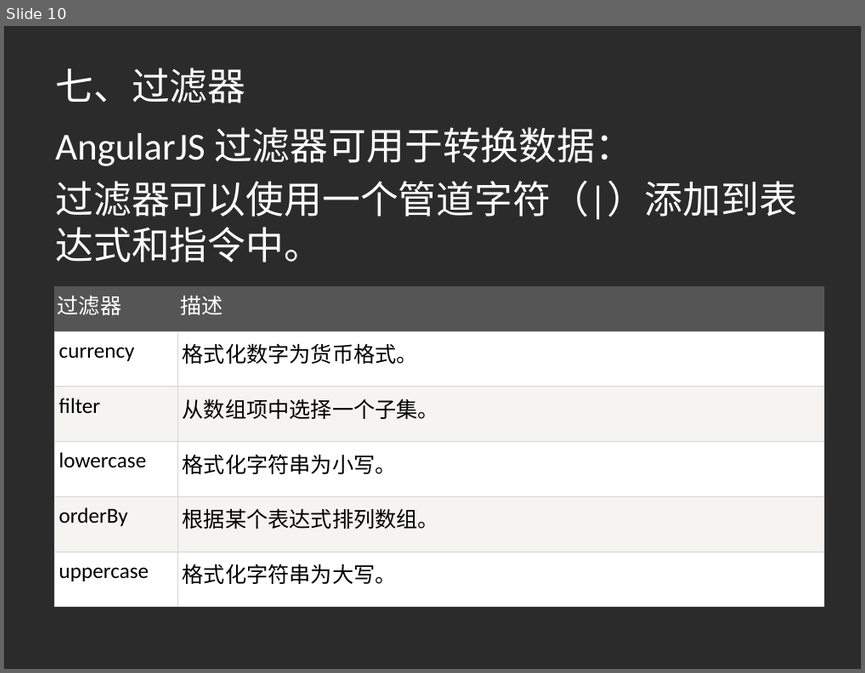
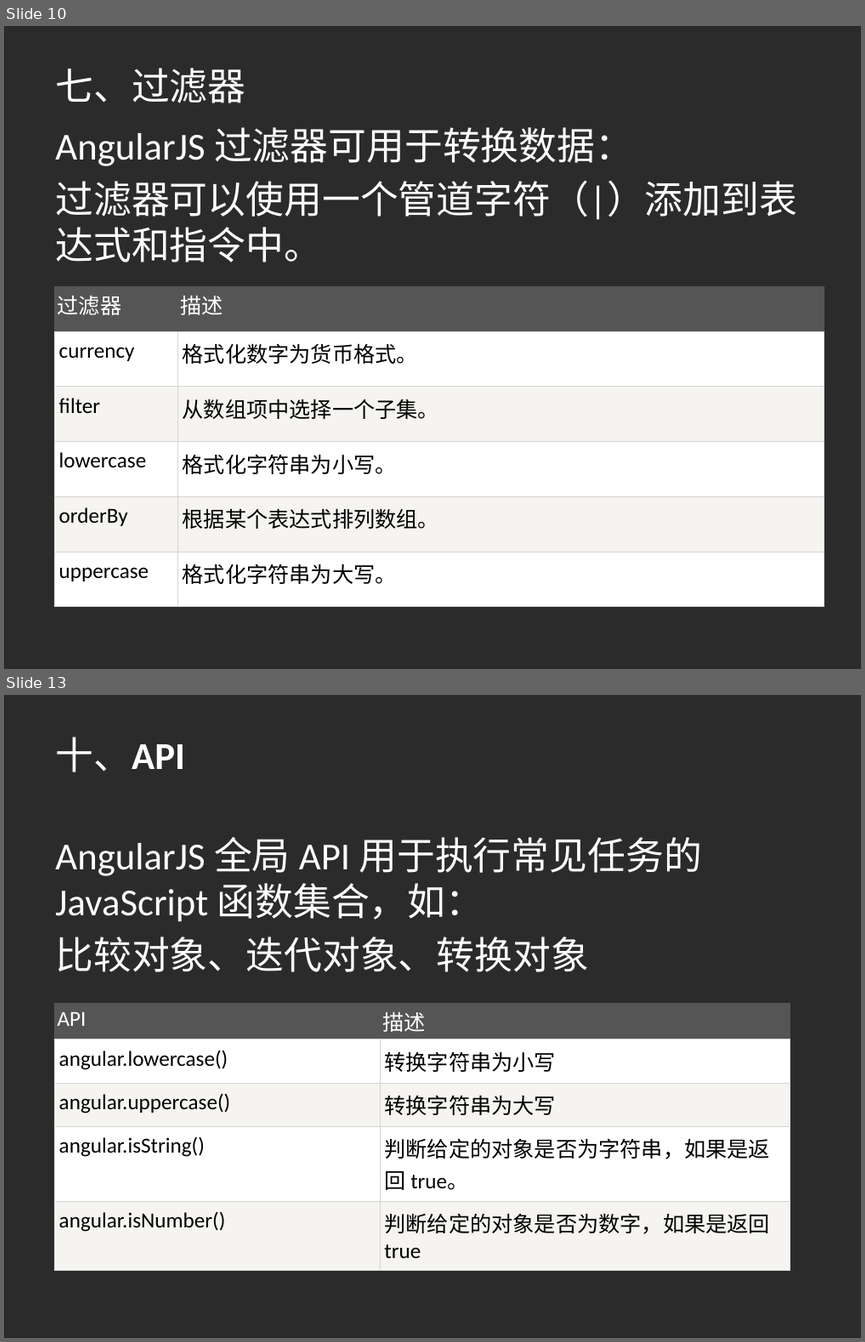
Before and after one commit to zhengqi900/angular, a slide deck: AngularJS.pptx. Shown one above the other, each under a label of ours: slide 10 before the commit, slides 10 and 13 after it; the slides between them are not shown. The pictures are 865x673 and 865x1342 pixels, drawn with LibreOffice and Linux fonts; fonts in the diff are those of the drawing; background and template pictures are left out; a plain dark background stands for a picture behind light text. Boxes give left, top, right and bottom in pixels: in the first picture for what was removed or moved away, otherwise in the second. Text is boxed around its words. In the diff, an @@ line names an element or a change of style, - is before the commit and + after.

```diff
--- a/AngularJS.pptx
+++ b/AngularJS.pptx
@@ slide 13 added at (x1=4, y1=695, x2=861, y2=1338), background picture (left out) @@
@@ title added at (x1=55, y1=737, x2=185, y2=772), 32 pt, text #FFFFFF, bold @@
+十、API
@@ text added at (x1=55, y1=837, x2=701, y2=972), 32 pt, text #FFFFFF @@
+AngularJS 全局 API 用于执行常见任务的 JavaScript 函数集合，如：
+比较对象、迭代对象、转换对象
@@ table added at (x1=54, y1=1003, x2=790, y2=1261), 5 rows, 2 columns @@
+API | 描述
+angular.lowercase() | 转换字符串为小写
+angular.uppercase() | 转换字符串为大写
+angular.isString() | 判断给定的对象是否为字符串，如果是返回 true。
+angular.isNumber() | 判断给定的对象是否为数字，如果是返回 true
```
Also in this commit, not shown: 1 slide changed, 2 other slides added, 1 other file.
